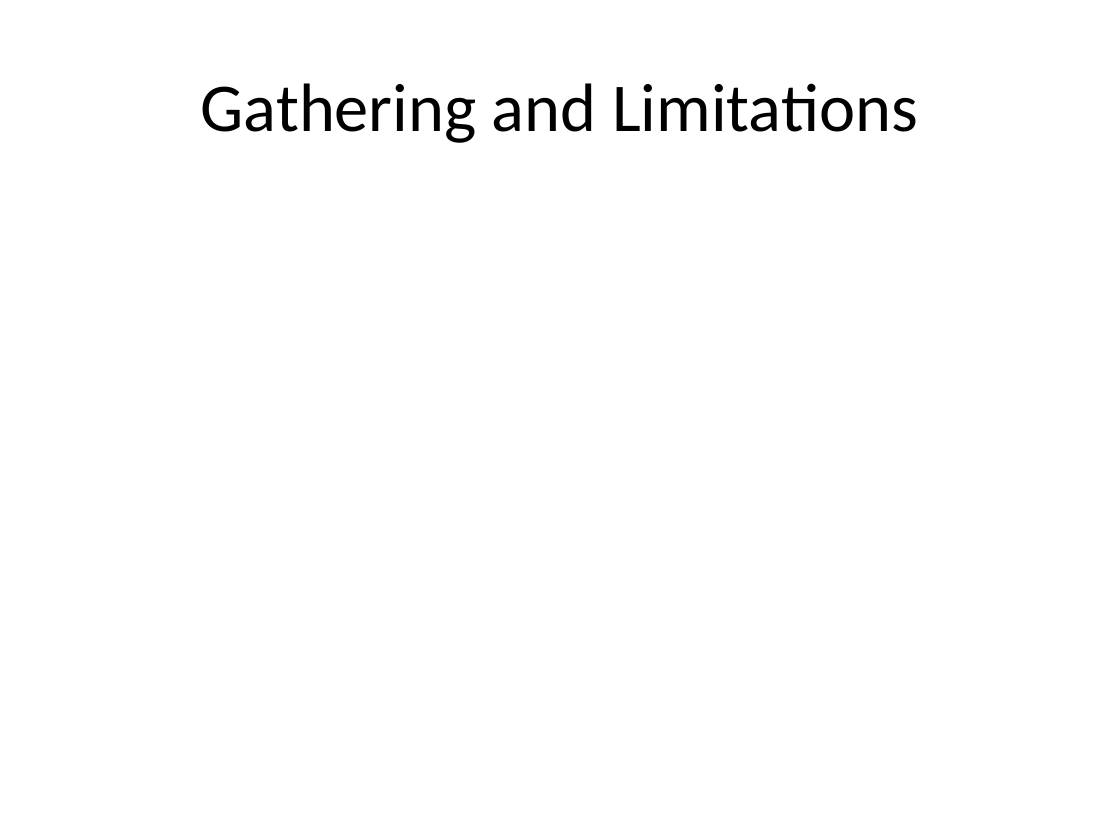
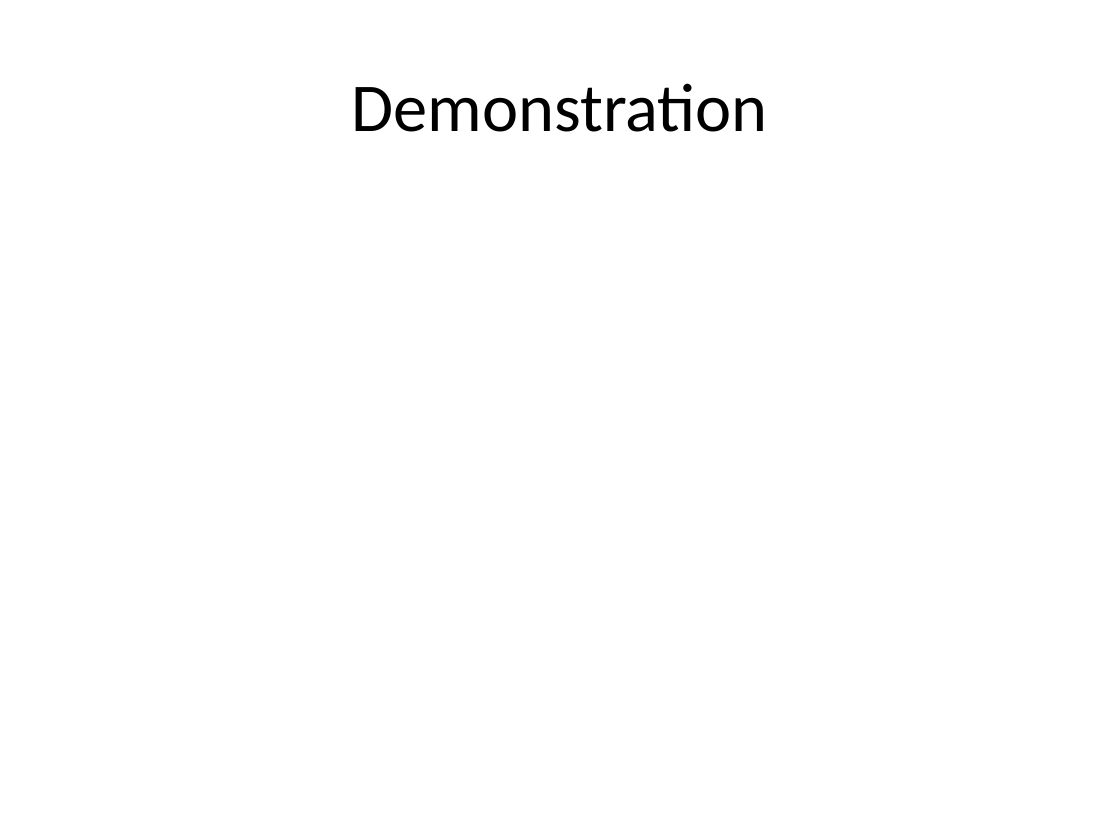
Before and after one commit to isurup/kalle-martin-group, a slide deck: slide 5 of SSE3/MartinPresentation/project.pptx. Drawn at 1120x840 pixels with LibreOffice and Linux fonts; fonts in the diff are those of the drawing. Boxes give left, top, right and bottom in pixels: in the first picture for what was removed or moved away, otherwise in the second. Text is boxed around its words. In the diff, an @@ line names an element or a change of style, - is before the commit and + after.

```diff
--- a/SSE3/MartinPresentation/project.pptx
+++ b/SSE3/MartinPresentation/project.pptx
@@ title at <box>351,83,767,132</box>: text changed @@
-Gathering and Limitations
+Demonstration
```
Also in this commit, not shown: 1 other slide changed.
